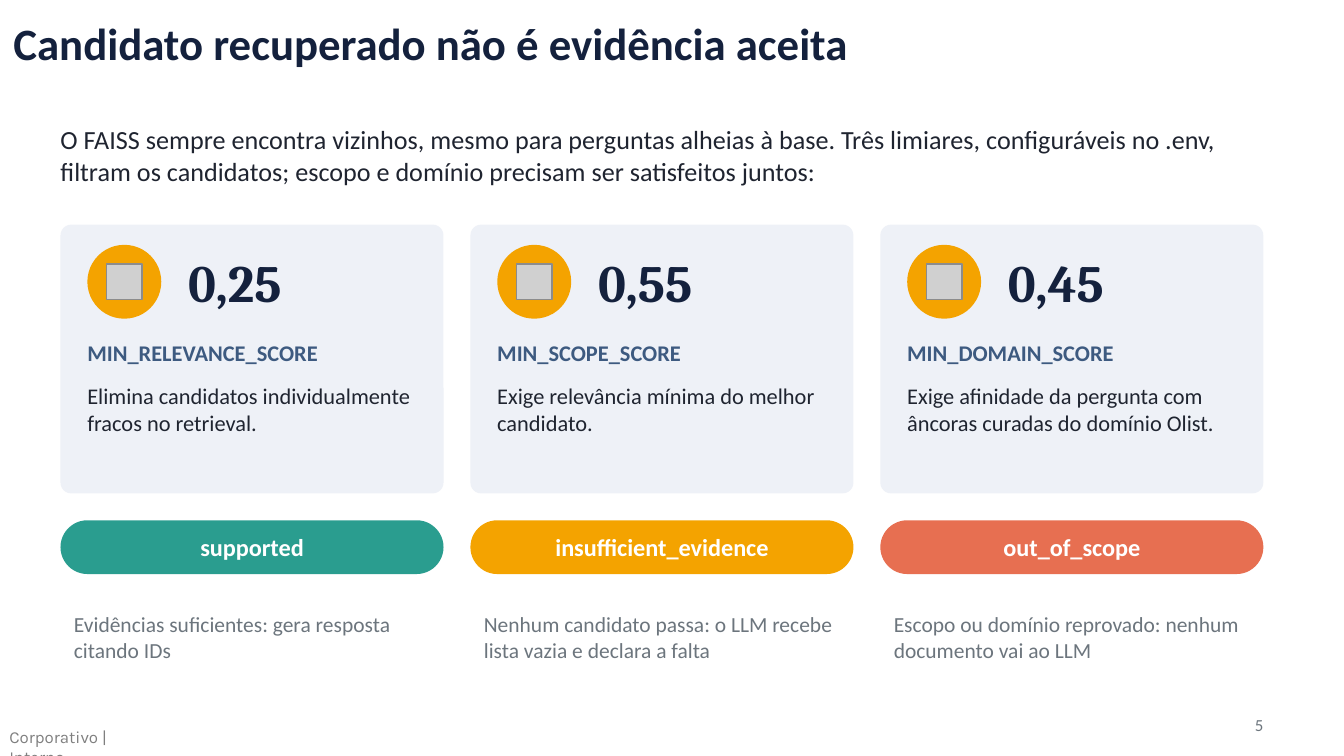
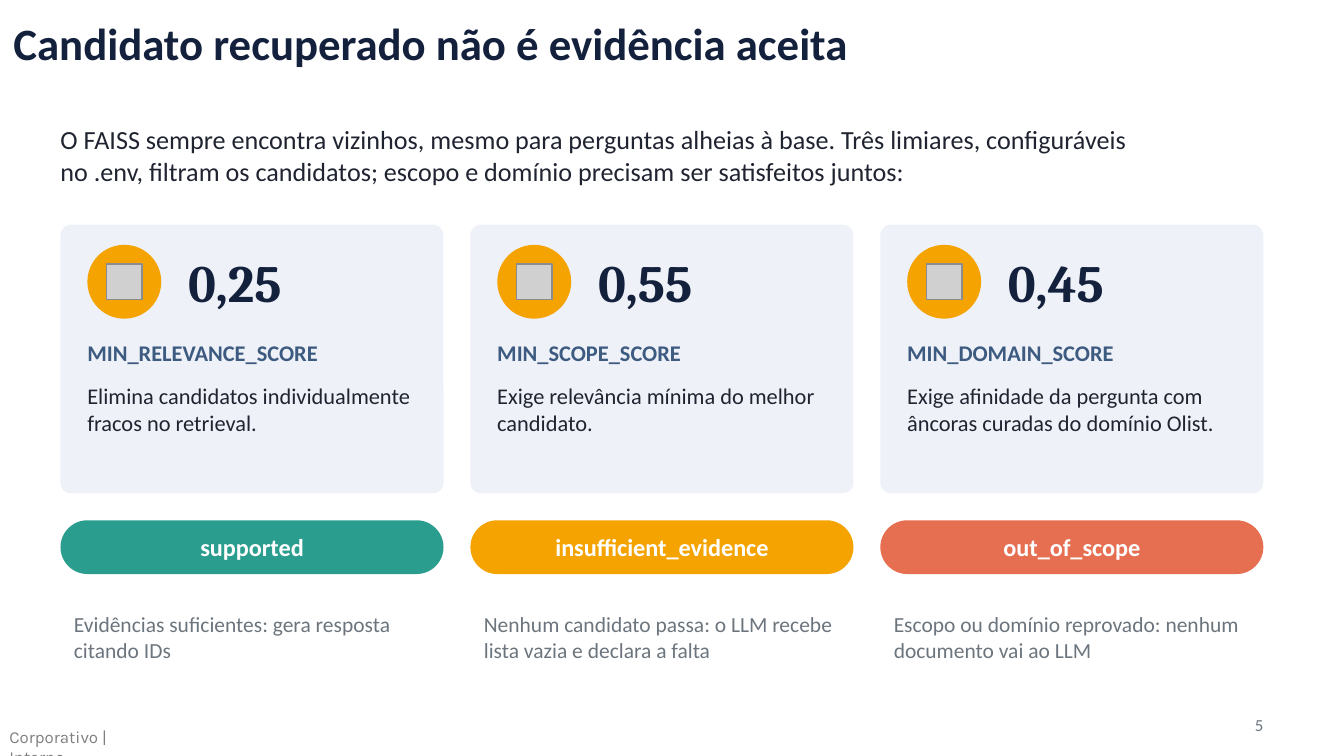
Before and after one commit to EdsonDoro/TechChallenge-Fase4, a slide deck: slide 5 of Tech_Challenge_Fase4_RAG.pptx. Drawn at 1344x756 pixels with LibreOffice and Linux fonts; fonts in the diff are those of the drawing; grey boxes stand for pictures. Boxes give left, top, right and bottom in pixels: in the first picture for what was removed or moved away, otherwise in the second. Text is boxed around its words. In the diff, an @@ line names an element or a change of style, - is before the commit and + after.

```diff
--- a/Tech_Challenge_Fase4_RAG.pptx
+++ b/Tech_Challenge_Fase4_RAG.pptx
@@ text "O FAISS sempre encontra vizinhos, ..." rewrapped from bbox=[60, 131, 1214, 186] to bbox=[60, 131, 1126, 186] @@
```
Also in this commit, not shown: 2 other slides changed, 1 other file.
